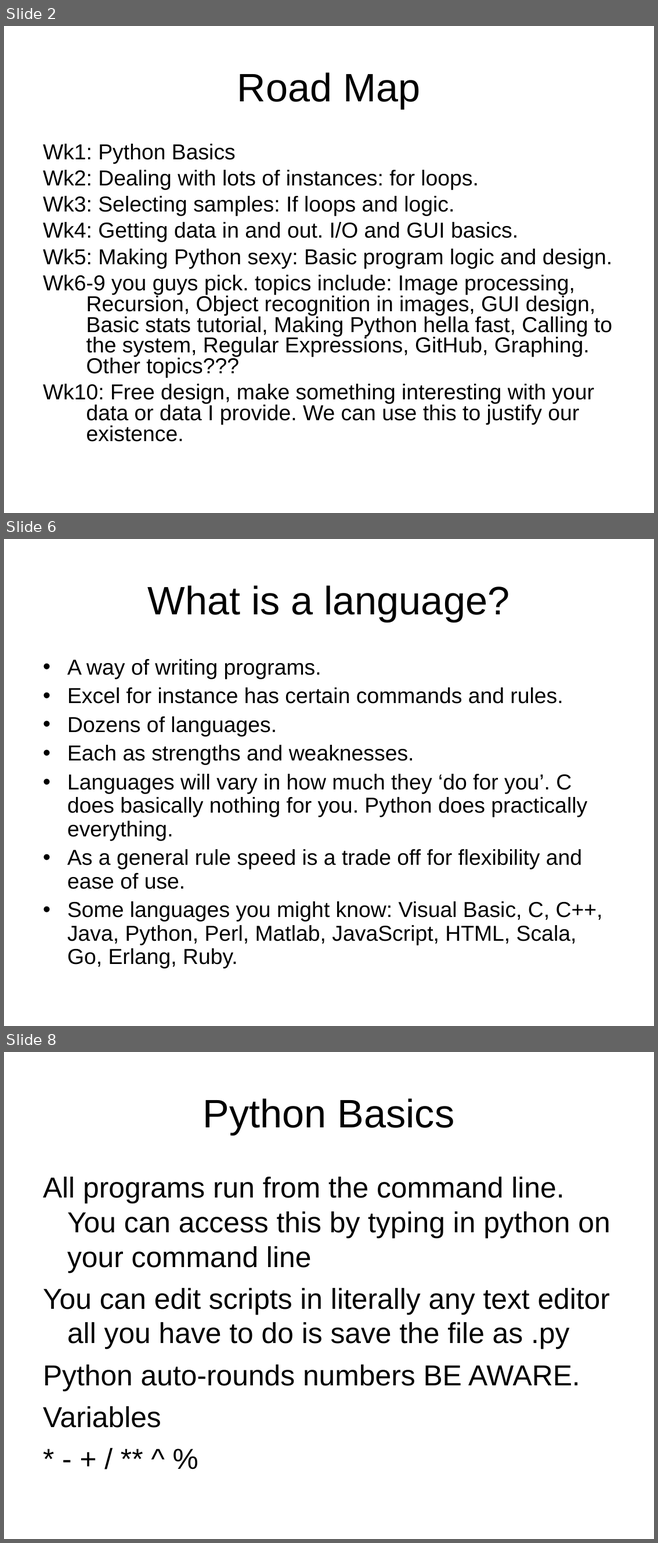
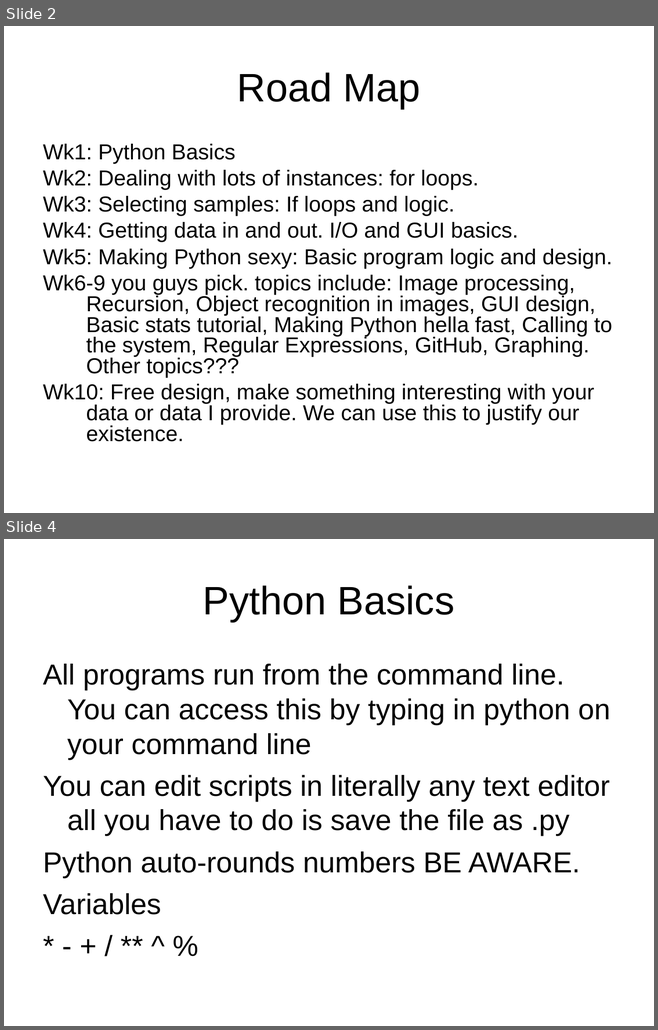
Before and after one commit to cdcox/PythonClassScripts, a slide deck: LectureForMeeting1.ppt. Shown one above the other, each under a label of ours: slides 2, 6 and 8 before the commit, slides 2 and 4 after it; the slides between them are not shown. The pictures are 658x1543 and 658x1030 pixels, drawn with LibreOffice and Linux fonts; fonts in the diff are those of the drawing. Boxes give left, top, right and bottom in pixels: in the first picture for what was removed or moved away, otherwise in the second. Text is boxed around its words. In the diff, an @@ line names an element or a change of style, - is before the commit and + after.

```diff
--- a/LectureForMeeting1.ppt
+++ b/LectureForMeeting1.ppt
@@ slide 6 removed at [4,539,654,1026], background #FFFFFF @@
@@ title removed at [148,585,510,622] @@
-What is a language?
@@ text removed at [67,659,603,969] @@
-• A way of writing programs.
-• Excel for instance has certain commands and rules.
-• Dozens of languages.
-• Each as strengths and weaknesses.
-• Languages will vary in how much they ‘do for you’. C does basically nothing for you. Python does practically everything.
-• As a general rule speed is a trade off for flexibility and ease of use.
-• Some languages you might know: Visual Basic, C, C++, Java, Python, Perl, Matlab, JavaScript, HTML, Scala, Go, Erlang, Ruby.
@@ what was slide 8 is now slide 4 @@
```
Also in this commit, not shown: 1 slide changed, 3 other slides removed, 1 other file.
